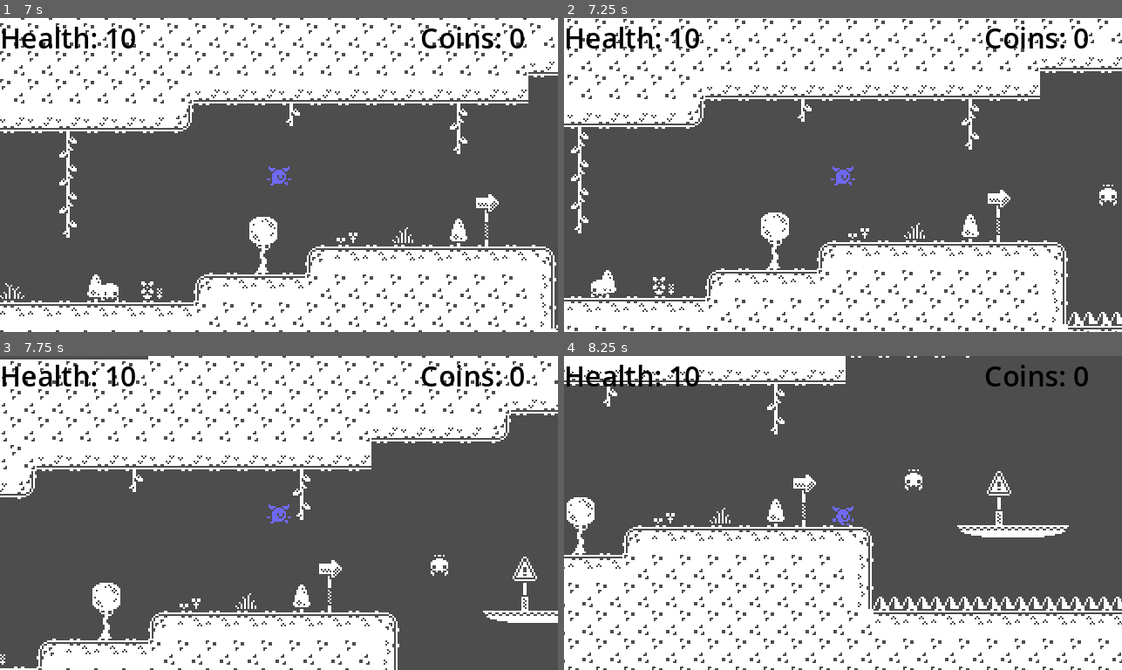
Above: before the commit, frames 1-4 (two rows, left to right).
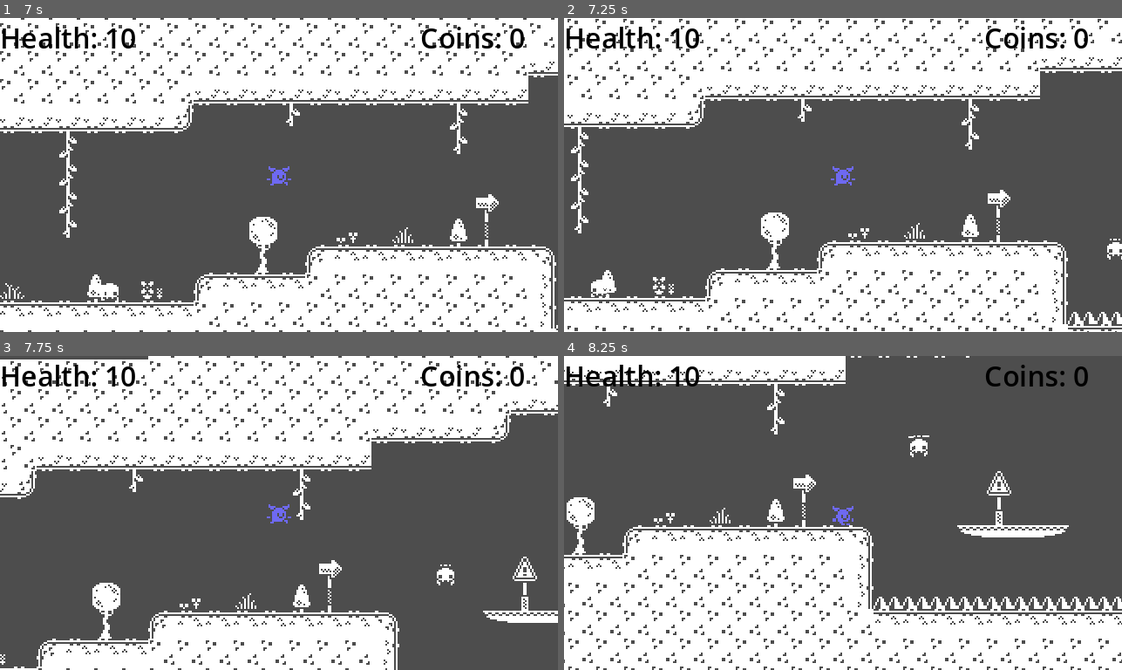
Above: after the commit, the same moments.

Repository: emilykrohn/2DPlatformer
Game: Godot game, scene res://main.tscn
The game is run twice, just before and just after one commit, with the same random seed, the same clock (stepped at 60 frames per second) and the same inputs.
Inputs:
- Up to frame 1 (7 s): tap Enter (ui_accept) at 0.5, 0.77, 1.52, 3.02, 3.77, 4.52, 6.02, 6.77 s; hold Right (ui_right) 0.53-2.03 s; hold Left (ui_left) 2.03-4.28 s; hold Right (ui_right) from 4.28 s (still down)
- Up to frame 2 (7.25 s): keep holding Right (ui_right)
- Up to frame 3 (7.75 s): keep holding Right (ui_right); tap Enter (ui_accept) at 7.52 s
- Up to frame 4 (8.25 s): release Right (ui_right) at 8.03 s; hold Left (ui_left) from 8.03 s (still down)

Frame 1 is identical in both runs. In frame 2, 0.2% of the frame differs, in the area x 95-100%, y 53-77%; in frame 3, 0.2%; in frame 4, 0.2%, in the area x 61-66%, y 25-43%.
Error in both runs: Invalid access to property or key 'can_take_damage' on a base object of type 'null instance'. (res://enemy_1.gd:11)

Commit message:
Enemy flies up an down
Damage isn't working anymore

Diff:
--- a/flying_enemy.gd
+++ b/flying_enemy.gd
@@ -8,6 +8,8 @@
 
 # Called every frame. 'delta' is the elapsed time since the previous frame.
 func _process(delta):
+	$AnimatedSprite2D.animation = "fly"
+	$AnimatedSprite2D.play()
 	if damage_player and get_node("../Player").can_take_damage:
 		get_node("../Player").damage_player(1)
 		get_node("../Player").delay_damage()
--- a/flying_enemy.tscn
+++ b/flying_enemy.tscn
@@ -26,6 +26,7 @@
 
 [node name="FlyingEnemy" type="RigidBody2D"]
 gravity_scale = 0.0
+lock_rotation = true
 script = ExtResource("1_trsd4")
 
 [node name="AnimatedSprite2D" type="AnimatedSprite2D" parent="."]
--- a/main.gd
+++ b/main.gd
@@ -3,3 +3,4 @@
 func _physics_process(delta):
 	const move_speed := 50.0
 	$Enemy1Path/PathFollow2D.progress += move_speed * delta
+	$FlyingEnemy1Path/PathFollow2D.progress += move_speed * delta
--- a/main.tscn
+++ b/main.tscn
@@ -1266,6 +1266,12 @@
 }
 point_count = 3
 
+[sub_resource type="Curve2D" id="Curve2D_ierru"]
+_data = {
+"points": PackedVector2Array(0, 0, 0, 0, 473, -118, 0, 0, 0, 0, 476, -5, 0, 0, 0, 0, 473, -118)
+}
+point_count = 3
+
 [node name="Main" type="Node"]
 script = ExtResource("1_1ie5j")
 
@@ -1350,8 +1356,16 @@
 [node name="Enemy1" parent="Enemy1Path/PathFollow2D" instance=ExtResource("4_sv820")]
 lock_rotation = true
 
-[node name="FlyingEnemy" parent="." instance=ExtResource("11_aiqc2")]
-position = Vector2(471, -59)
+[node name="FlyingEnemy1Path" type="Path2D" parent="."]
+curve = SubResource("Curve2D_ierru")
+
+[node name="PathFollow2D" type="PathFollow2D" parent="FlyingEnemy1Path"]
+position = Vector2(473, -118)
+rotation = 1.55728
+rotates = false
+
+[node name="FlyingEnemy" parent="FlyingEnemy1Path/PathFollow2D" instance=ExtResource("11_aiqc2")]
+rotation = 4.71239
 
 [connection signal="body_entered" from="Ladder/Area2D" to="Ladder" method="_on_area_2d_body_entered"]
 [connection signal="body_exited" from="Ladder/Area2D" to="Ladder" method="_on_area_2d_body_exited"]
Not shown: 1 places in main.tscn that only renumber resources
